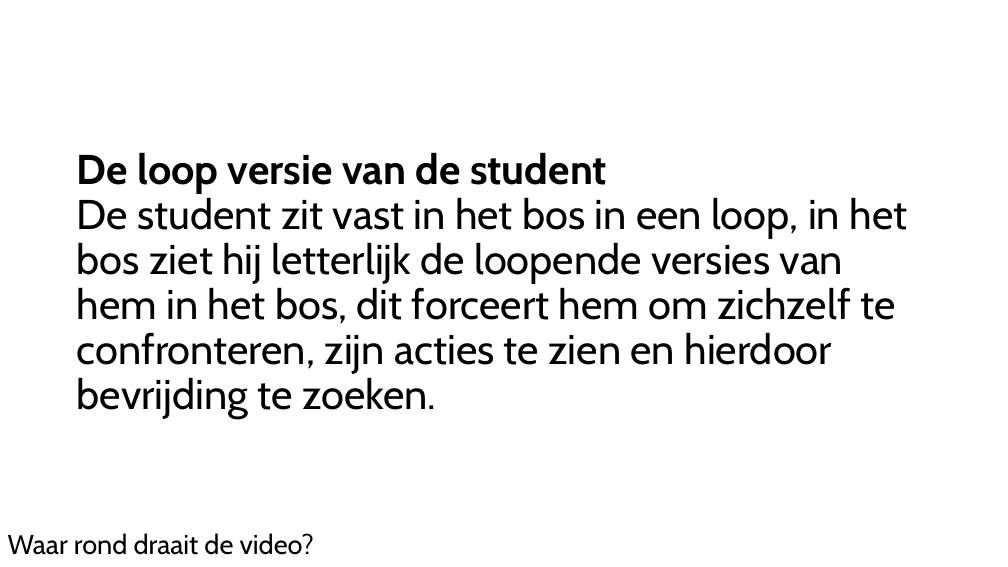
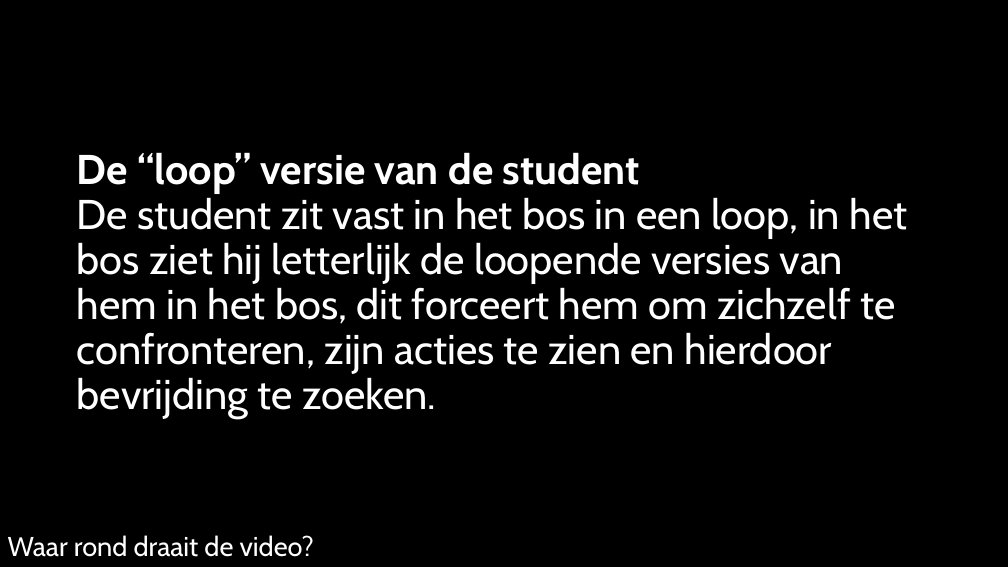
Before and after one commit to ninjahisser/LUCA-2, a slide deck: slide 5 of Vakken/Video videoverdieping/Opdrachten/Pitch en moodboard/Parallax.pptx. Drawn at 1008x567 pixels with LibreOffice and Linux fonts; fonts in the diff are those of the drawing. Boxes give left, top, right and bottom in pixels: in the first picture for what was removed or moved away, otherwise in the second. Text is boxed around its words. In the diff, an @@ line names an element or a change of style, - is before the commit and + after.

```diff
--- a/Vakken/Video videoverdieping/Opdrachten/Pitch en moodboard/Parallax.pptx
+++ b/Vakken/Video videoverdieping/Opdrachten/Pitch en moodboard/Parallax.pptx
@@ background #FFFFFF to #000000 @@
@@ title at (77,152,908,419): text changed; text colour #000000 to #FFFFFF @@
-De loop versie van de student
-De student zit vast in het bos in een loop, in het bos ziet hij letterlijk de loopende versies van hem in het bos, dit forceert hem om zichzelf te confronteren, zijn acties te zien en hierdoor bevrijding te zoeken.
+De “loop” versie van de student
+De student zit vast in het bos in een loop, in het bos ziet hij letterlijk de loopende versies van hem in het bos, dit forceert hem om zichzelf te confronteren, zijn acties te zien en hierdoor bevrijding te zoeken.
@@ text "Waar rond draait de video?" at (8,535,314,557): text colour #000000 to #FFFFFF; line spacing 0.7 to 0.8 @@
```
Also in this commit, not shown: 10 other slides changed, 21 other files.
